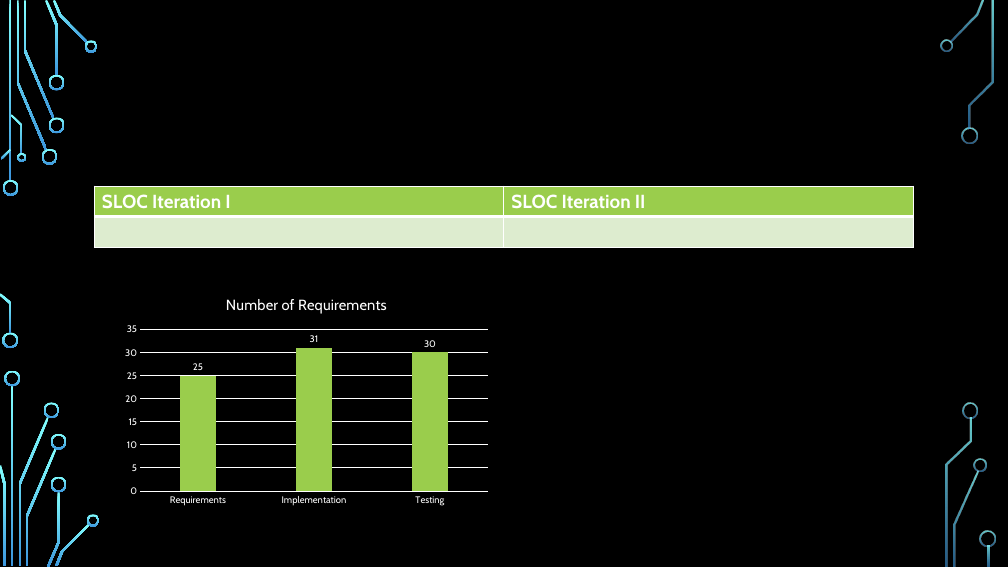
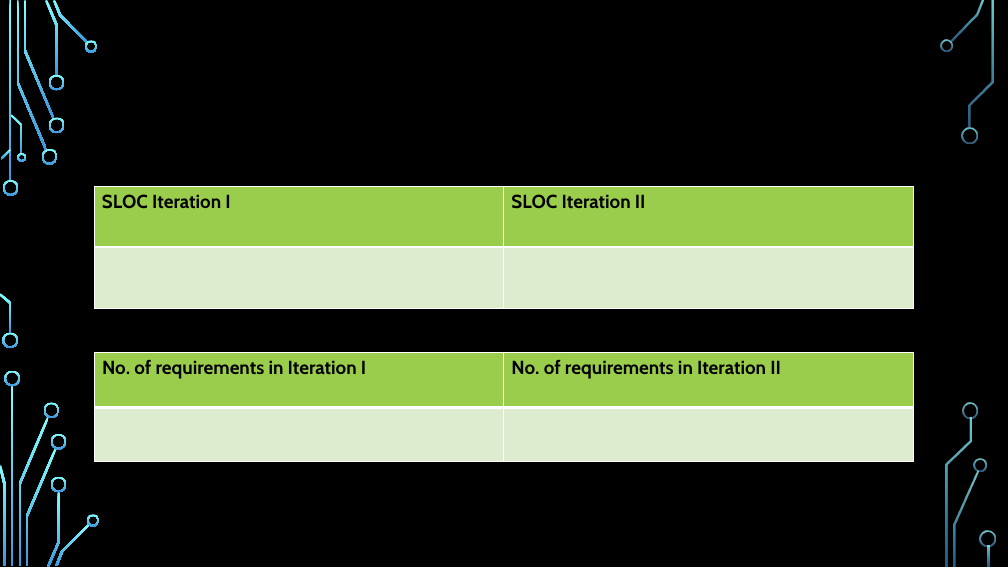
Before and after one commit to adi2624/socialnet, a slide deck: slide 5 of Documents/Group_Presentation.pptx (slide 8 before the commit). Drawn at 1008x567 pixels with LibreOffice and Linux fonts; fonts in the diff are those of the drawing; background and template pictures are left out. Boxes give left, top, right and bottom in pixels: in the first picture for what was removed or moved away, otherwise in the second. Text is boxed around its words. In the diff, an @@ line names an element or a change of style, - is before the commit and + after.

```diff
--- a/Documents/Group_Presentation.pptx
+++ b/Documents/Group_Presentation.pptx
@@ table at box(95, 186, 914, 309) @@
@@ text colour #FFFFFF to #000000 @@
@@ column chart removed at box(117, 284, 495, 510) @@
-title "Number of Requirements"
-categories: Requirements, Implementation, Testing
-Number of Requirements: 25, 31, 30
@@ table added at box(95, 353, 914, 462), 2 rows, 2 columns @@
+No. of requirements in Iteration I | No. of requirements in Iteration II
+ | 
```
Also in this commit, not shown: 2 other slides changed, 9 slides added, 2 slides removed.
